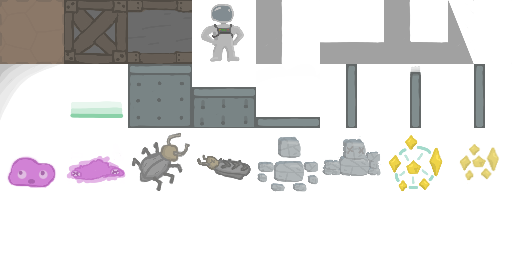
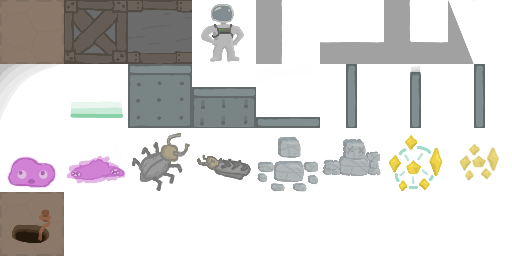
Layers edited between the first and the second 512×256 image:
painted on "Paint Layer 1(pasted)" over box(0, 192, 64, 256)
painted on "Base Tiles" over box(0, 192, 64, 256)
